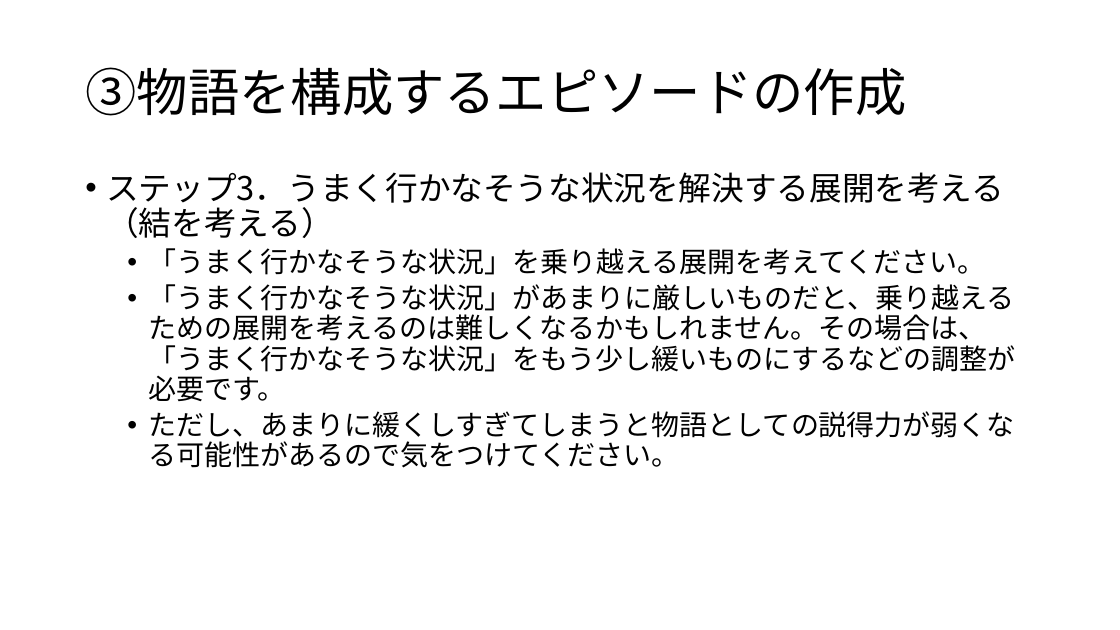
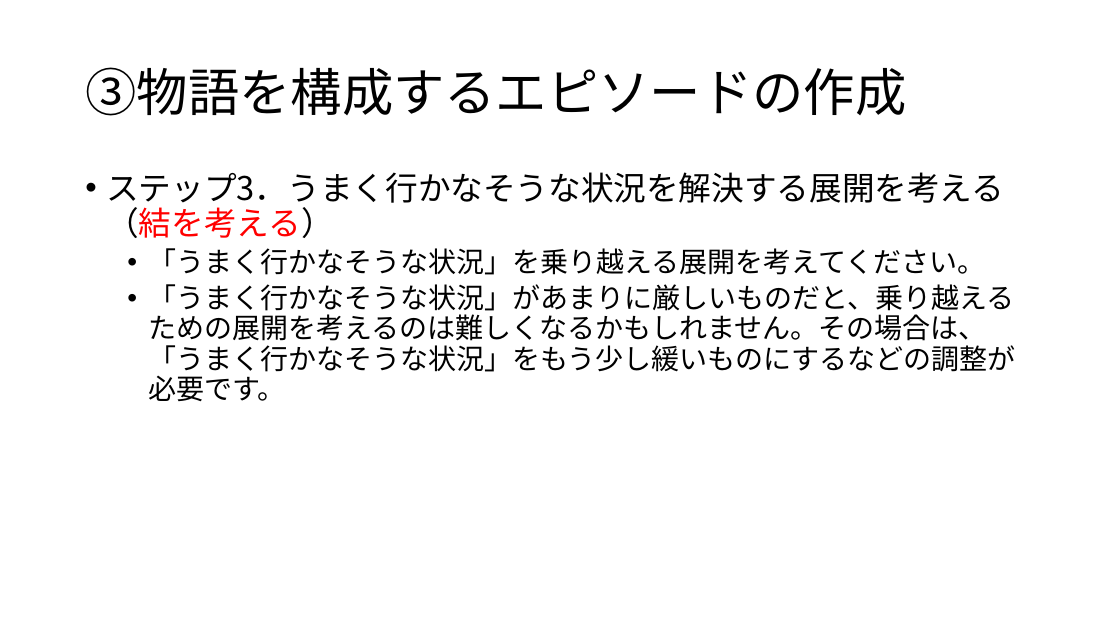
Before and after one commit to oyamadashin/remote, a slide deck: slide 13 of ゲーミングに使うあれこれ/プレイヤーへの指示/E2_物語のつくり方.pptx. Drawn at 1120x630 pixels with LibreOffice and Linux fonts; fonts in the diff are those of the drawing. Boxes give left, top, right and bottom in pixels: in the first picture for what was removed or moved away, otherwise in the second. Text is boxed around its words. In the diff, an @@ line names an element or a change of style, - is before the commit and + after.

```diff
--- a/ゲーミングに使うあれこれ/プレイヤーへの指示/E2_物語のつくり方.pptx
+++ b/ゲーミングに使うあれこれ/プレイヤーへの指示/E2_物語のつくり方.pptx
@@ text at bbox=[106, 172, 1004, 238]: text colour #000000 to #FF0000 in "ステップ3．うまく行かなそうな状況を解決する展開を考える（結を考える）" @@
@@ text at bbox=[148, 411, 1015, 468]: paragraph removed @@
-  • ただし、あまりに緩くしすぎてしまうと物語としての説得力が弱くなる可能性があるので気をつけてください。
```
Also in this commit, not shown: 10 other slides changed, 1 slide added, 6 other files.
